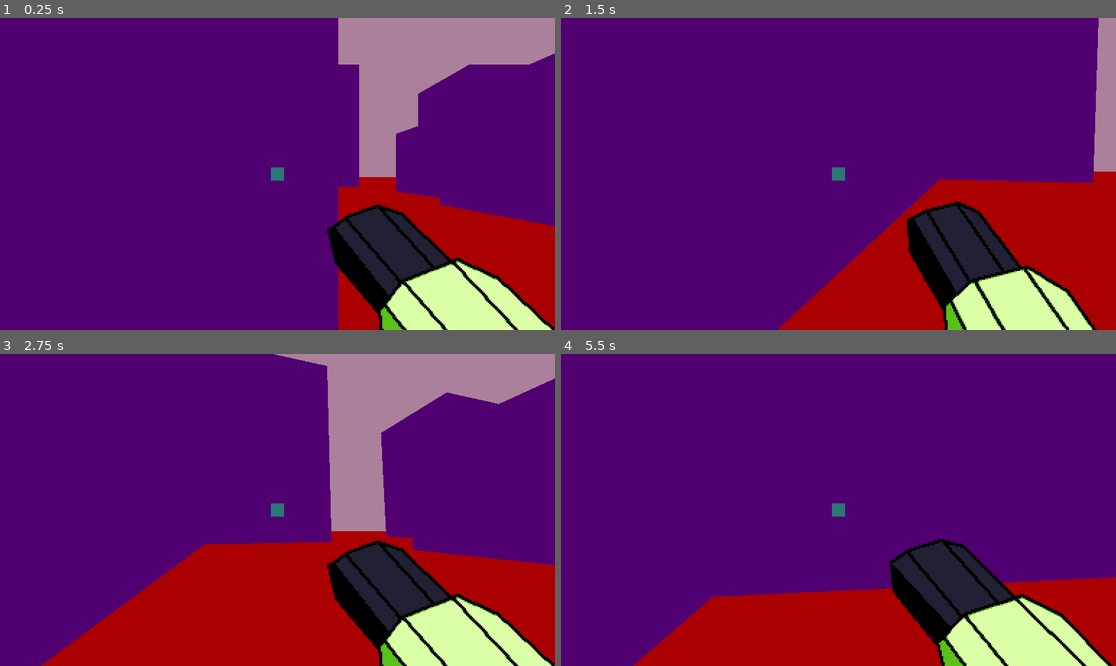
Above: before the commit, frames 1-4 (two rows, left to right).
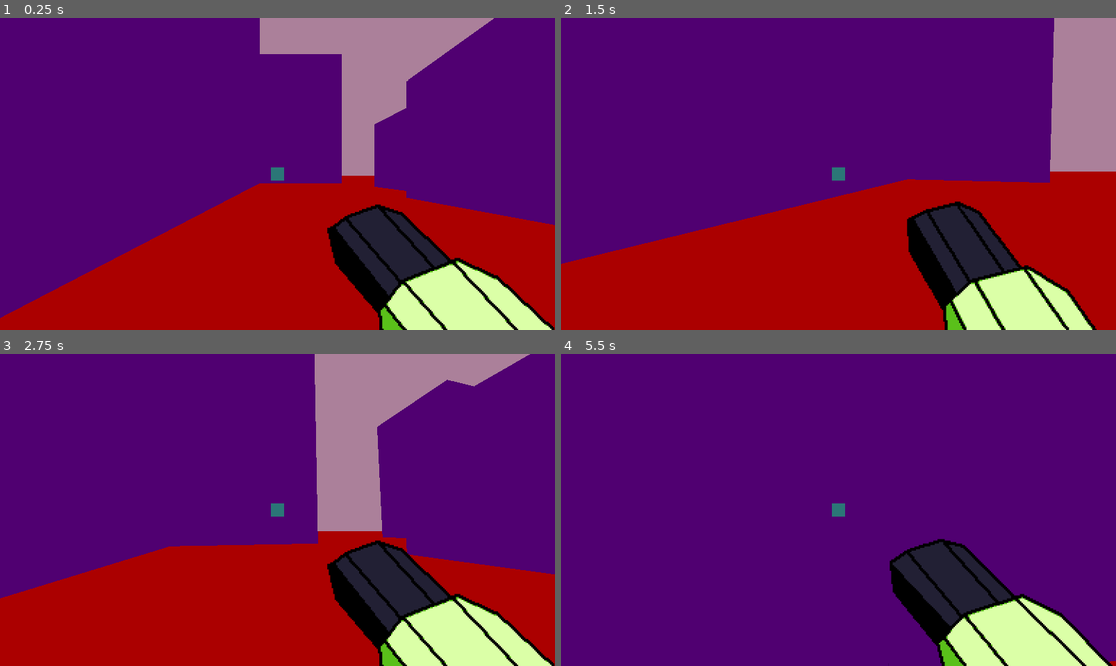
Above: after the commit, the same moments.

Repository: im-ener/Bytecrusher
Game: Godot game, scene res://world.tscn
Same seed, same stepped clock (60 frames per second), same inputs: the game is played once before the commit and once after it.
Inputs (mouse positions are in pixels of both pictures, inside the frame that each line leads up to):
- Up to frame 1 (0.25 s): no input
- Up to frame 2 (1.5 s): tap Enter (ui_accept) at 0.5 s; move the mouse to (866, 174) at 0.52 s; hold W (forward) from 0.53 s (still down); tap G (fly) at 0.6 s; tap Space (jump) at 0.77 s; move the mouse to (810, 174) at 1.27 s; click (810, 174) at 1.35 s
- Up to frame 3 (2.75 s): keep holding W (forward); tap Space (jump) at 1.52 s; move the mouse to (288, 503) at 2.02 s; tap G (fly) at 2.1 s
- Up to frame 4 (5.5 s): keep holding W (forward); move the mouse to (832, 516) at 2.77 s; click (832, 516) at 2.85 s; tap Space (jump) at 3.02, 3.77, 4.52 s; move the mouse to (877, 513) at 3.52 s; tap G (fly) at 3.6, 5.1 s; move the mouse to (794, 506) at 4.27 s; click (794, 506) at 4.35 s; move the mouse to (844, 510) at 5.02 s

The runs differ from the first frame. In frame 1, 26% of the frame differs, in the area x 0-100%, y 0-100%; in frame 2, 22%; in frame 3, 10%; in frame 4, 13%.

Commit message:
Beta1 release, will be shown off at tech club on 11/15/24

Diff:
--- a/icon.svg
+++ /dev/null
@@ -1 +0,0 @@
-<svg height="128" width="128" xmlns="http://www.w3.org/2000/svg"><rect x="2" y="2" width="124" height="124" rx="14" fill="#363d52" stroke="#212532" stroke-width="4"/><g transform="scale(.101) translate(122 122)"><g fill="#fff"><path d="M105 673v33q407 354 814 0v-33z"/><path fill="#478cbf" d="m105 673 152 14q12 1 15 14l4 67 132 10 8-61q2-11 15-15h162q13 4 15 15l8 61 132-10 4-67q3-13 15-14l152-14V427q30-39 56-81-35-59-83-108-43 20-82 47-40-37-88-64 7-51 8-102-59-28-123-42-26 43-46 89-49-7-98 0-20-46-46-89-64 14-123 42 1 51 8 102-48 27-88 64-39-27-82-47-48 49-83 108 26 42 56 81zm0 33v39c0 276 813 276 813 0v-39l-134 12-5 69q-2 10-14 13l-162 11q-12 0-16-11l-10-65H447l-10 65q-4 11-16 11l-162-11q-12-3-14-13l-5-69z"/><path d="M483 600c3 34 55 34 58 0v-86c-3-34-55-34-58 0z"/><circle cx="725" cy="526" r="90"/><circle cx="299" cy="526" r="90"/></g><g fill="#414042"><circle cx="307" cy="532" r="60"/><circle cx="717" cy="532" r="60"/></g></g></svg>
--- a/project.godot
+++ b/project.godot
@@ -13,7 +13,7 @@
 config/name="ByteCrusher"
 run/main_scene="res://world.tscn"
 config/features=PackedStringArray("4.1", "Forward Plus")
-config/icon="res://icon.svg"
+config/icon="res://bytecrusher beta1 icon.ico"
 
 [input]
 
--- a/world.tscn
+++ b/world.tscn
@@ -242,7 +242,7 @@
 environment = SubResource("Environment_x8w5f")
 
 [node name="player" parent="." instance=ExtResource("1_nk5ad")]
-transform = Transform3D(1, 0, 0, 0, 1, 0, 0, 0, 1, -5, 0, 5)
+transform = Transform3D(1, 0, 0, 0, 1, 0, 0, 0, 1, -1.037, -0.788648, 2.92366)
 
 [node name="block4" type="MeshInstance3D" parent="."]
 transform = Transform3D(3.72461, 0, 0, 0, 4.30996, 0, 0, 0, 1.2877, 14.5441, -2.4349, 3.86008)
Binary file added: bytecrusher beta1 icon.ico
Binary file removed: bytecrusher_garage door.png
Not shown, removed: bytecrusher_garage door.png.import
Not shown, added: export_presets.cfg
Not shown, removed: icon.svg.import
Not shown, changed: textures/bytecrusher_garage door.png.import
Not shown: 1 places in world.tscn that only renumber resources
